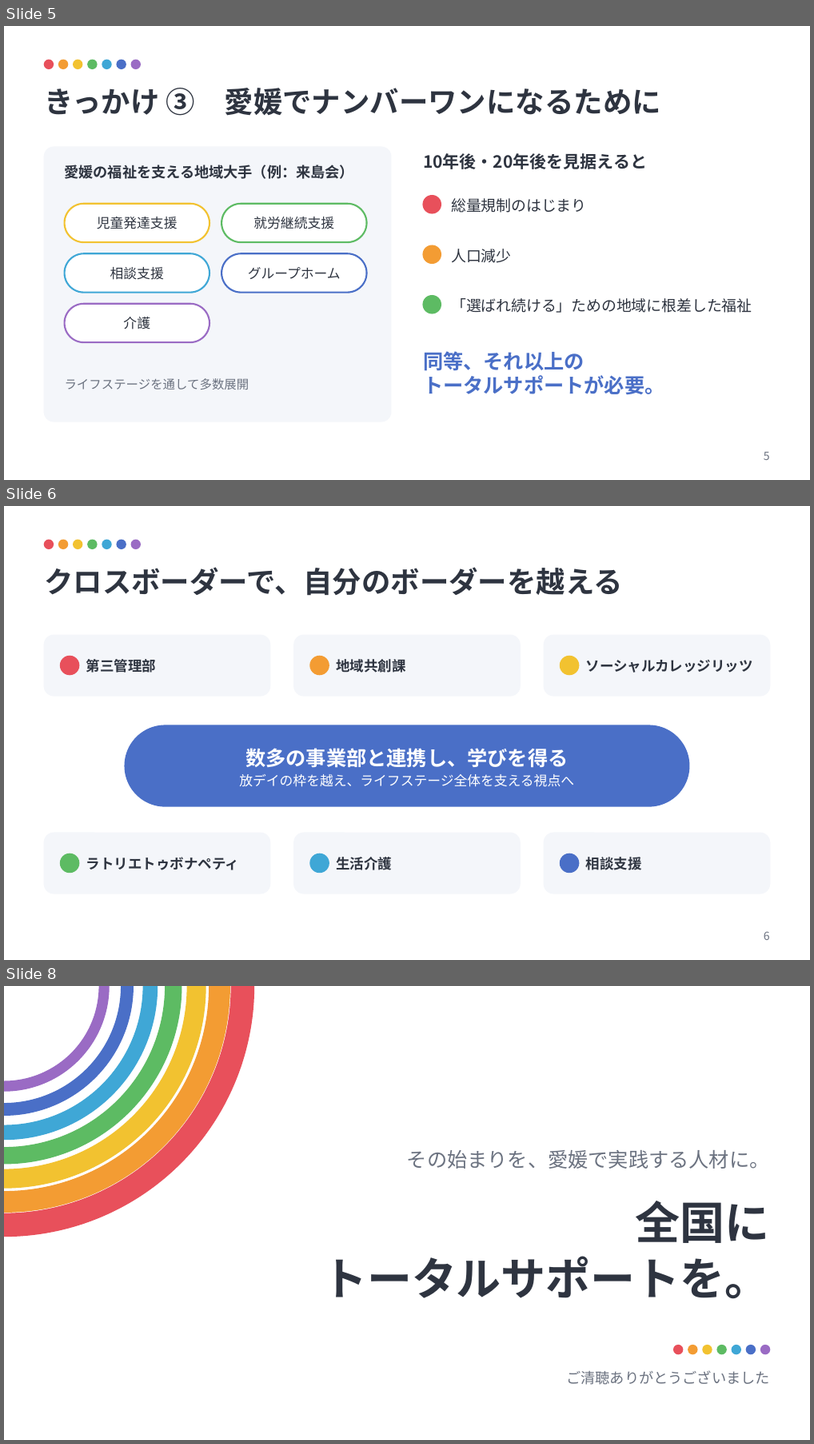
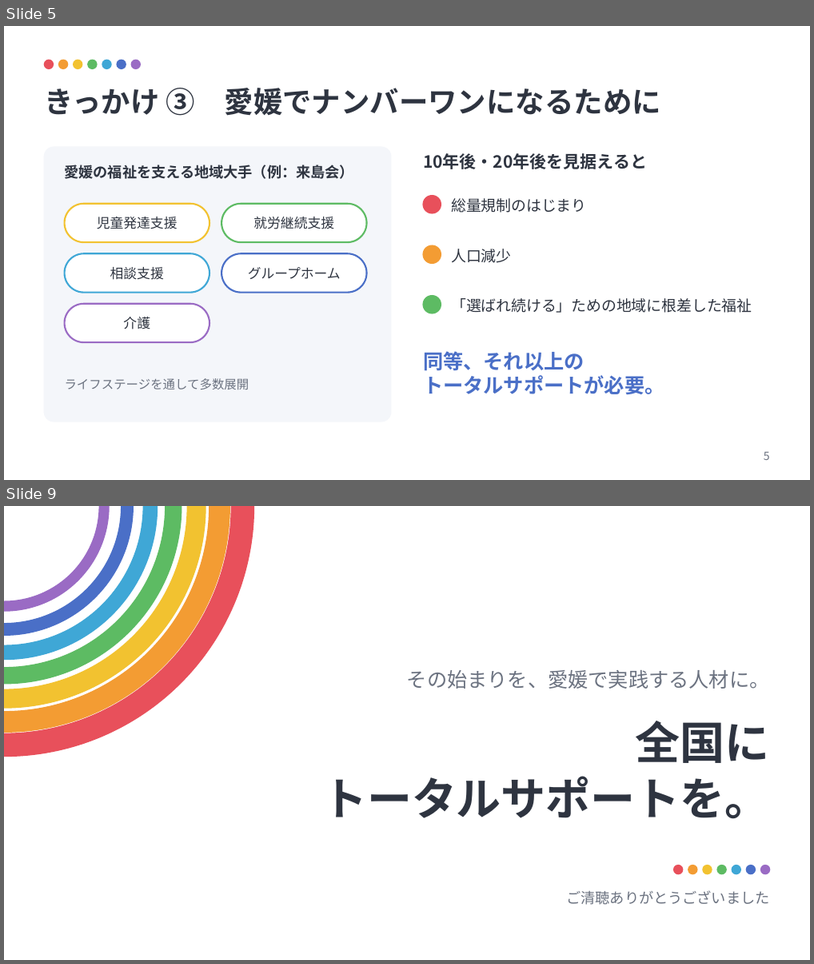
Before and after one commit to 29psy8btsg-hue/-, a slide deck: presentation/crossborder_career_presentation.pptx. Shown one above the other, each under a label of ours: slides 5, 6 and 8 before the commit, slides 5 and 9 after it; the slides between them are not shown. The pictures are 814x1444 and 814x964 pixels, drawn with LibreOffice and Linux fonts; fonts in the diff are those of the drawing. Boxes give left, top, right and bottom in pixels: in the first picture for what was removed or moved away, otherwise in the second. Text is boxed around its words. In the diff, an @@ line names an element or a change of style, - is before the commit and + after.

```diff
--- a/presentation/crossborder_career_presentation.pptx
+++ b/presentation/crossborder_career_presentation.pptx
@@ slide 6 removed at bbox=[4, 506, 810, 960], background #FFFFFF @@
@@ ellipse removed at bbox=[44, 540, 53, 548] @@
@@ ellipse removed at bbox=[59, 540, 68, 548] @@
@@ ellipse removed at bbox=[74, 540, 82, 548] @@
@@ ellipse removed at bbox=[88, 540, 97, 548] @@
@@ ellipse removed at bbox=[102, 540, 111, 548] @@
@@ ellipse removed at bbox=[117, 540, 126, 548] @@
@@ ellipse removed at bbox=[131, 540, 140, 548] @@
@@ text removed at bbox=[44, 567, 623, 596] @@
-クロスボーダーで、自分のボーダーを越える
@@ rounded rectangle removed at bbox=[44, 635, 270, 696] @@
@@ rounded rectangle removed at bbox=[294, 635, 520, 696] @@
@@ rounded rectangle removed at bbox=[544, 635, 770, 696] @@
@@ ellipse removed at bbox=[61, 656, 79, 675] @@
@@ text removed at bbox=[86, 659, 156, 672] @@
-第三管理部
@@ ellipse removed at bbox=[310, 656, 329, 675] @@
@@ text removed at bbox=[336, 659, 406, 672] @@
-地域共創課
@@ ellipse removed at bbox=[561, 656, 579, 675] @@
@@ text removed at bbox=[586, 660, 754, 672] @@
-ソーシャルカレッジリッツ
@@ rounded rectangle removed at bbox=[125, 725, 690, 806] @@
@@ text removed at bbox=[246, 748, 568, 768] @@
-数多の事業部と連携し、学びを得る
@@ text removed at bbox=[239, 774, 574, 787] @@
-放デイの枠を越え、ライフステージ全体を支える視点へ
@@ rounded rectangle removed at bbox=[44, 832, 270, 893] @@
@@ rounded rectangle removed at bbox=[294, 832, 520, 893] @@
@@ rounded rectangle removed at bbox=[544, 832, 770, 893] @@
@@ ellipse removed at bbox=[61, 853, 79, 872] @@
@@ text removed at bbox=[86, 856, 239, 870] @@
-ラトリエトゥボナペティ
@@ ellipse removed at bbox=[310, 853, 329, 872] @@
@@ text removed at bbox=[336, 856, 392, 870] @@
-生活介護
@@ ellipse removed at bbox=[561, 853, 579, 872] @@
@@ text removed at bbox=[586, 856, 642, 870] @@
-相談支援
@@ text removed at bbox=[764, 931, 770, 940] @@
-6
@@ what was slide 8 is now slide 9 @@
```
Also in this commit, not shown: 1 slide changed, 2 slides added, 4 other files.
